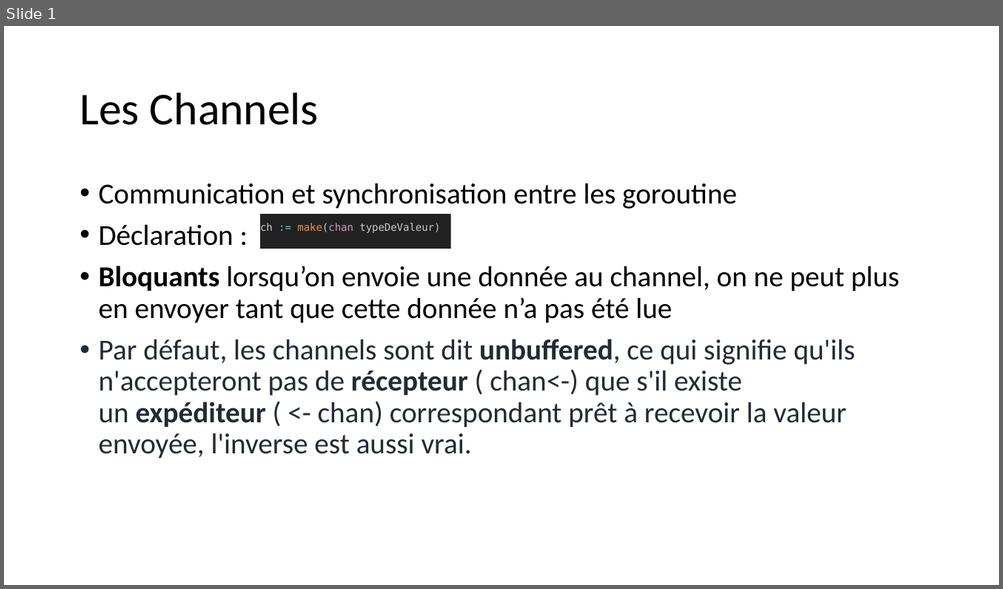
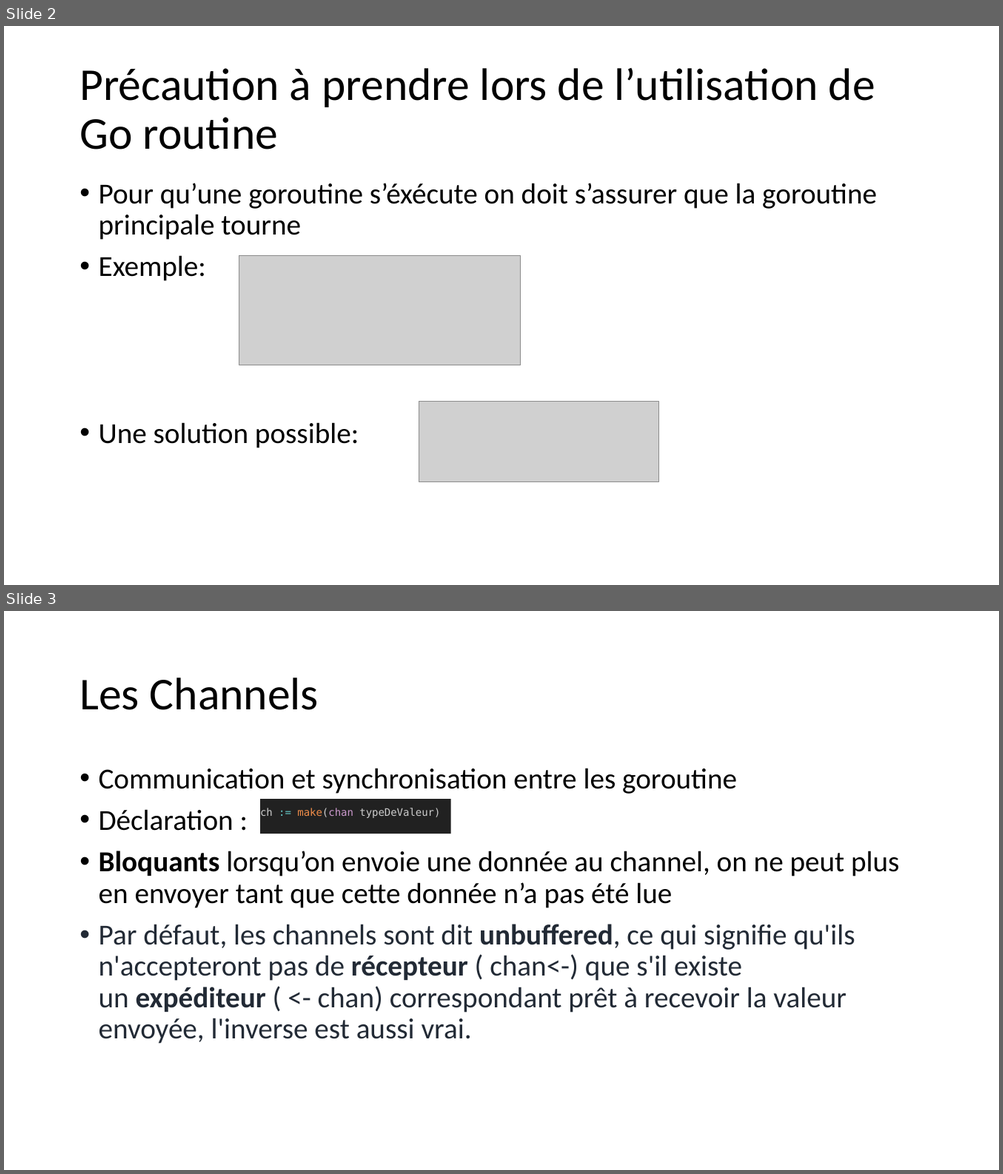
Before and after one commit to aykis/CODEV-GO, a slide deck: Presentation Channels.pptx. Shown one above the other, each under a label of ours: slide 1 before the commit, slides 2 and 3 after it. The pictures are 1003x589 and 1003x1174 pixels, drawn with LibreOffice and Linux fonts; fonts in the diff are those of the drawing; grey boxes stand for pictures. Boxes give left, top, right and bottom in pixels: in the first picture for what was removed or moved away, otherwise in the second. Text is boxed around its words. In the diff, an @@ line names an element or a change of style, - is before the commit and + after.

```diff
--- a/Presentation Channels.pptx
+++ b/Presentation Channels.pptx
@@ slide 2 added at box(4, 26, 999, 585), background #FFFFFF @@
@@ title added at box(79, 68, 875, 150), 44 pt, text #000000 @@
+Précaution à prendre lors de l’utilisation de Go routine
@@ text added at box(99, 183, 876, 449), 28 pt, text #000000 @@
+• Pour qu’une goroutine s’éxécute on doit s’assurer que la goroutine principale tourne
+• Exemple:
+• Une solution possible:
@@ picture added at box(239, 257, 521, 366) @@
@@ picture added at box(419, 402, 658, 482) @@
@@ what was slide 1 is now slide 3 @@
```
Also in this commit, not shown: 3 other slides added, 1 other file.
